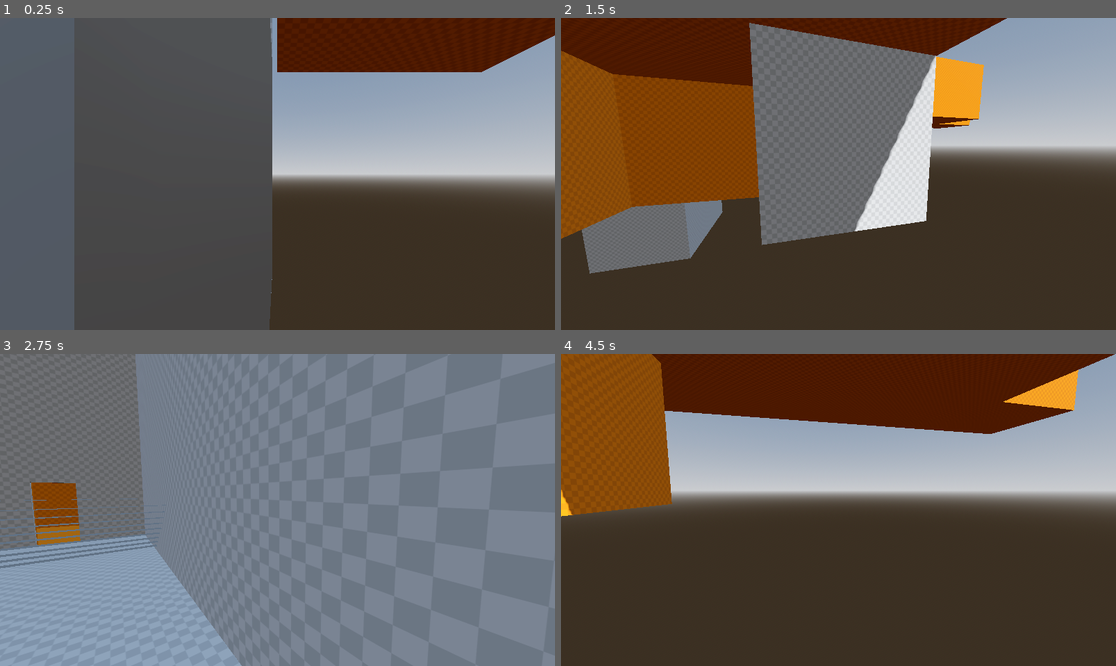
Above: before the commit, frames 1-4 (two rows, left to right).
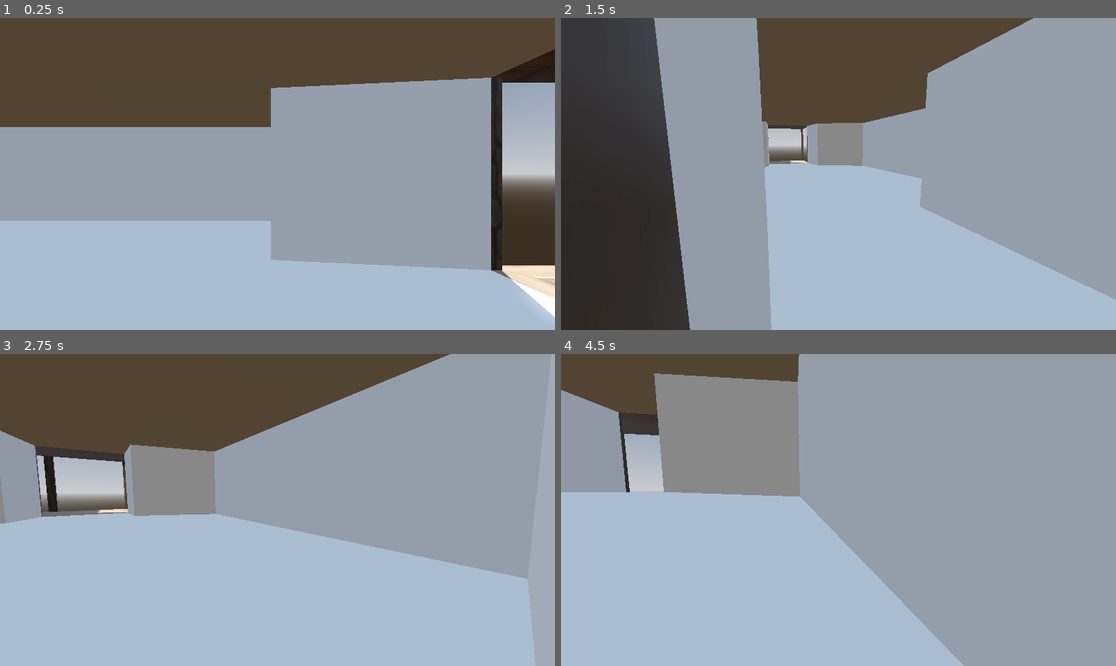
Above: after the commit, the same moments.

Repository: DanderOvskii/techno-game
Game: Godot game, scene res://main.tscn
The game is run twice, just before and just after one commit, with the same random seed, the same clock (stepped at 60 frames per second) and the same inputs.
Inputs (mouse positions are in pixels of both pictures, inside the frame that each line leads up to):
- Up to frame 1 (0.25 s): no input
- Up to frame 2 (1.5 s): tap Enter at 0.5 s; move the mouse to (960, 158) at 0.52 s; hold D (right) 0.53-1.28 s; hold Shift (sprint) 0.53-1.28 s; click (960, 158) at 0.67 s; move the mouse to (810, 174) at 1.27 s; hold W (up) from 1.28 s (still down); tap N at 1.35 s
- Up to frame 3 (2.75 s): keep holding W (up); move the mouse to (288, 503) at 2.02 s; hold Shift (sprint) from 2.03 s (still down)
- Up to frame 4 (4.5 s): keep holding W (up); move the mouse to (832, 516) at 2.77 s; release Shift (sprint) at 2.78 s; tap N at 2.85, 4.35 s; move the mouse to (877, 513) at 3.52 s; hold Shift (sprint) 3.53-4.28 s; move the mouse to (794, 506) at 4.27 s

The runs differ from the first frame. In frame 1, 86% of the frame differs, in the area x 0-100%, y 0-100%; in frame 2, 88%; in frame 3, 98%; in frame 4, 93%.

Commit message:
first test map gen with custom modles

Diff:
--- a/main.tscn
+++ b/main.tscn
@@ -1,6 +1,6 @@
 [gd_scene load_steps=6 format=3 uid="uid://brs3xpi7hi383"]
 
-[ext_resource type="PackedScene" uid="uid://del4em7ehgna4" path="res://testing/sandbox/map-testing.tscn" id="1_ig7tw"]
+[ext_resource type="PackedScene" uid="uid://del4em7ehgna4" path="res://testing/mapGeneration/map-testing.tscn" id="1_ig7tw"]
 [ext_resource type="PackedScene" uid="uid://buq0yhp21p2i" path="res://testing/DebugFlyCamera.tscn" id="2_0xm2m"]
 
 [sub_resource type="ProceduralSkyMaterial" id="ProceduralSkyMaterial_0xm2m"]
--- /dev/null
+++ b/testing/mapGeneration/map-testing.tscn
@@ -0,0 +1,125 @@
+[gd_scene load_steps=5 format=3 uid="uid://del4em7ehgna4"]
+
+[ext_resource type="Script" uid="uid://jmsspt1kqsuq" path="res://addons/SimpleDungeons/DungeonGenerator3D.gd" id="1_yt1jo"]
+[ext_resource type="PackedScene" uid="uid://cn02hrwpikkip" path="res://testing/mapGeneration/rooms/roomOne.tscn" id="2_cw4ka"]
+[ext_resource type="PackedScene" uid="uid://2siqowmiasac" path="res://testing/mapGeneration/rooms/corridor.tscn" id="3_myk2o"]
+[ext_resource type="Script" uid="uid://c02cpa7oirtca" path="res://addons/SimpleDungeons/DungeonRoom3D.gd" id="4_cqat8"]
+
+[node name="Map-testing" type="Node3D"]
+
+[node name="DungeonGenerator3D" type="Node3D" parent="."]
+script = ExtResource("1_yt1jo")
+room_scenes = Array[PackedScene]([ExtResource("2_cw4ka")])
+corridor_room_scene = ExtResource("3_myk2o")
+dungeon_size = Vector3i(10, 1, 10)
+max_retries = 2
+metadata/_custom_type_script = "uid://jmsspt1kqsuq"
+
+[node name="RoomsContainer" type="Node3D" parent="DungeonGenerator3D"]
+
+[node name="RoomOne_0" type="Node3D" parent="DungeonGenerator3D/RoomsContainer" instance=ExtResource("2_cw4ka")]
+transform = Transform3D(1, 0, 0, 0, 1, 0, 0, 0, 1, 35, 0, -5)
+script = ExtResource("4_cqat8")
+size_in_voxels = Vector3i(3, 1, 5)
+metadata/_custom_type_script = "uid://c02cpa7oirtca"
+
+[node name="RoomOne_1" type="Node3D" parent="DungeonGenerator3D/RoomsContainer" instance=ExtResource("2_cw4ka")]
+transform = Transform3D(1.19249e-08, 0, -1, 0, 1, 0, 1, 0, 1.19249e-08, -15, 0, -35)
+script = ExtResource("4_cqat8")
+size_in_voxels = Vector3i(3, 1, 5)
+metadata/_custom_type_script = "uid://c02cpa7oirtca"
+
+[node name="Corridor_2" type="Node3D" parent="DungeonGenerator3D/RoomsContainer" instance=ExtResource("3_myk2o")]
+transform = Transform3D(1, 0, 0, 0, 1, 0, 0, 0, 1, 35, 0, -35)
+script = ExtResource("4_cqat8")
+metadata/_custom_type_script = "uid://c02cpa7oirtca"
+
+[node name="Corridor_3" type="Node3D" parent="DungeonGenerator3D/RoomsContainer" instance=ExtResource("3_myk2o")]
+transform = Transform3D(1, 0, 0, 0, 1, 0, 0, 0, 1, 25, 0, -35)
+script = ExtResource("4_cqat8")
+metadata/_custom_type_script = "uid://c02cpa7oirtca"
+
+[node name="Corridor_4" type="Node3D" parent="DungeonGenerator3D/RoomsContainer" instance=ExtResource("3_myk2o")]
+transform = Transform3D(1, 0, 0, 0, 1, 0, 0, 0, 1, 15, 0, -35)
+script = ExtResource("4_cqat8")
+metadata/_custom_type_script = "uid://c02cpa7oirtca"
+
+[node name="Corridor_5" type="Node3D" parent="DungeonGenerator3D/RoomsContainer" instance=ExtResource("3_myk2o")]
+transform = Transform3D(1, 0, 0, 0, 1, 0, 0, 0, 1, 35, 0, 25)
+script = ExtResource("4_cqat8")
+metadata/_custom_type_script = "uid://c02cpa7oirtca"
+
+[node name="Corridor_6" type="Node3D" parent="DungeonGenerator3D/RoomsContainer" instance=ExtResource("3_myk2o")]
+transform = Transform3D(1, 0, 0, 0, 1, 0, 0, 0, 1, 25, 0, 25)
+script = ExtResource("4_cqat8")
+metadata/_custom_type_script = "uid://c02cpa7oirtca"
+
+[node name="Corridor_7" type="Node3D" parent="DungeonGenerator3D/RoomsContainer" instance=ExtResource("3_myk2o")]
+transform = Transform3D(1, 0, 0, 0, 1, 0, 0, 0, 1, 15, 0, 25)
+script = ExtResource("4_cqat8")
+metadata/_custom_type_script = "uid://c02cpa7oirtca"
+
+[node name="Corridor_8" type="Node3D" parent="DungeonGenerator3D/RoomsContainer" instance=ExtResource("3_myk2o")]
+transform = Transform3D(1, 0, 0, 0, 1, 0, 0, 0, 1, 15, 0, 15)
+script = ExtResource("4_cqat8")
+metadata/_custom_type_script = "uid://c02cpa7oirtca"
+
+[node name="Corridor_9" type="Node3D" parent="DungeonGenerator3D/RoomsContainer" instance=ExtResource("3_myk2o")]
+transform = Transform3D(1, 0, 0, 0, 1, 0, 0, 0, 1, 15, 0, 5)
+script = ExtResource("4_cqat8")
+metadata/_custom_type_script = "uid://c02cpa7oirtca"
+
+[node name="Corridor_10" type="Node3D" parent="DungeonGenerator3D/RoomsContainer" instance=ExtResource("3_myk2o")]
+transform = Transform3D(1, 0, 0, 0, 1, 0, 0, 0, 1, 15, 0, -5)
+script = ExtResource("4_cqat8")
+metadata/_custom_type_script = "uid://c02cpa7oirtca"
+
+[node name="Corridor_11" type="Node3D" parent="DungeonGenerator3D/RoomsContainer" instance=ExtResource("3_myk2o")]
+transform = Transform3D(1, 0, 0, 0, 1, 0, 0, 0, 1, 15, 0, -15)
+script = ExtResource("4_cqat8")
+metadata/_custom_type_script = "uid://c02cpa7oirtca"
+
+[node name="Corridor_12" type="Node3D" parent="DungeonGenerator3D/RoomsContainer" instance=ExtResource("3_myk2o")]
+transform = Transform3D(1, 0, 0, 0, 1, 0, 0, 0, 1, 15, 0, -25)
+script = ExtResource("4_cqat8")
+metadata/_custom_type_script = "uid://c02cpa7oirtca"
+
+[node name="Corridor_13" type="Node3D" parent="DungeonGenerator3D/RoomsContainer" instance=ExtResource("3_myk2o")]
+transform = Transform3D(1, 0, 0, 0, 1, 0, 0, 0, 1, -45, 0, -35)
+script = ExtResource("4_cqat8")
+metadata/_custom_type_script = "uid://c02cpa7oirtca"
+
+[node name="Corridor_14" type="Node3D" parent="DungeonGenerator3D/RoomsContainer" instance=ExtResource("3_myk2o")]
+transform = Transform3D(1, 0, 0, 0, 1, 0, 0, 0, 1, -45, 0, -25)
+script = ExtResource("4_cqat8")
+metadata/_custom_type_script = "uid://c02cpa7oirtca"
+
+[node name="Corridor_15" type="Node3D" parent="DungeonGenerator3D/RoomsContainer" instance=ExtResource("3_myk2o")]
+transform = Transform3D(1, 0, 0, 0, 1, 0, 0, 0, 1, -45, 0, -15)
+script = ExtResource("4_cqat8")
+metadata/_custom_type_script = "uid://c02cpa7oirtca"
+
+[node name="Corridor_16" type="Node3D" parent="DungeonGenerator3D/RoomsContainer" instance=ExtResource("3_myk2o")]
+transform = Transform3D(1, 0, 0, 0, 1, 0, 0, 0, 1, -35, 0, -15)
+script = ExtResource("4_cqat8")
+metadata/_custom_type_script = "uid://c02cpa7oirtca"
+
+[node name="Corridor_17" type="Node3D" parent="DungeonGenerator3D/RoomsContainer" instance=ExtResource("3_myk2o")]
+transform = Transform3D(1, 0, 0, 0, 1, 0, 0, 0, 1, -25, 0, -15)
+script = ExtResource("4_cqat8")
+metadata/_custom_type_script = "uid://c02cpa7oirtca"
+
+[node name="Corridor_18" type="Node3D" parent="DungeonGenerator3D/RoomsContainer" instance=ExtResource("3_myk2o")]
+transform = Transform3D(1, 0, 0, 0, 1, 0, 0, 0, 1, -15, 0, -15)
+script = ExtResource("4_cqat8")
+metadata/_custom_type_script = "uid://c02cpa7oirtca"
+
+[node name="Corridor_19" type="Node3D" parent="DungeonGenerator3D/RoomsContainer" instance=ExtResource("3_myk2o")]
+transform = Transform3D(1, 0, 0, 0, 1, 0, 0, 0, 1, -5, 0, -15)
+script = ExtResource("4_cqat8")
+metadata/_custom_type_script = "uid://c02cpa7oirtca"
+
+[node name="Corridor_20" type="Node3D" parent="DungeonGenerator3D/RoomsContainer" instance=ExtResource("3_myk2o")]
+transform = Transform3D(1, 0, 0, 0, 1, 0, 0, 0, 1, 5, 0, -15)
+script = ExtResource("4_cqat8")
+metadata/_custom_type_script = "uid://c02cpa7oirtca"
--- /dev/null
+++ b/testing/mapGeneration/rooms/corridor.tscn
@@ -0,0 +1,63 @@
+[gd_scene load_steps=6 format=3 uid="uid://2siqowmiasac"]
+
+[ext_resource type="Script" uid="uid://c02cpa7oirtca" path="res://addons/SimpleDungeons/DungeonRoom3D.gd" id="1_ycskp"]
+[ext_resource type="Texture2D" uid="uid://dqvyc0ok7chld" path="res://addons/SimpleDungeons/sample_assets/kenney-grey-checkerboard-cc0.png" id="2_jyojm"]
+[ext_resource type="PackedScene" uid="uid://cvqrdfqbmidlo" path="res://assets/models/environment/maptiles/corridor.glb" id="3_ii5tw"]
+
+[sub_resource type="StandardMaterial3D" id="StandardMaterial3D_rs85m"]
+albedo_texture = ExtResource("2_jyojm")
+uv1_triplanar = true
+
+[sub_resource type="GDScript" id="GDScript_8fkn4"]
+script/source = "@tool
+extends Node
+
+func remove_unused_doors():
+	for door in $\"..\".get_doors():
+		if door.get_room_leads_to() == null:
+			door.door_node.queue_free()
+
+func _on_dungeon_done_generating():
+	remove_unused_doors()
+"
+
+[node name="Corridor" type="Node3D"]
+script = ExtResource("1_ycskp")
+metadata/_custom_type_script = "uid://c02cpa7oirtca"
+
+[node name="CSGBox3D" type="CSGBox3D" parent="."]
+transform = Transform3D(-1, 0, -8.74228e-08, 0, 1, 0, 8.74228e-08, 0, -1, -5.68248e-07, 0, 0)
+visible = false
+material_override = SubResource("StandardMaterial3D_rs85m")
+use_collision = true
+size = Vector3(10, 10, 10)
+
+[node name="CSGBox3D2" type="CSGBox3D" parent="CSGBox3D"]
+operation = 2
+size = Vector3(9.5, 9.5, 9.5)
+
+[node name="DOOR?_F_CUT" type="CSGBox3D" parent="CSGBox3D"]
+transform = Transform3D(1, 0, 0, 0, 1, 0, 0, 0, 1, 0, -2.75, -5.25)
+operation = 2
+size = Vector3(2, 4, 1)
+
+[node name="DOOR?_R_CUT" type="CSGBox3D" parent="CSGBox3D"]
+transform = Transform3D(-4.37114e-08, 0, -1, 0, 1, 0, 1, 0, -4.37114e-08, 5, -2.75, 0)
+operation = 2
+size = Vector3(2, 4, 1)
+
+[node name="DOOR?_L_CUT" type="CSGBox3D" parent="CSGBox3D"]
+transform = Transform3D(-4.37114e-08, 0, -1, 0, 1, 0, 1, 0, -4.37114e-08, -5, -2.75, 0)
+operation = 2
+size = Vector3(2, 4, 1)
+
+[node name="DOOR?_B_CUT" type="CSGBox3D" parent="CSGBox3D"]
+transform = Transform3D(1, 0, 0, 0, 1, 0, 0, 0, 1, 0, -2.75, 5)
+operation = 2
+size = Vector3(2, 4, 1)
+
+[node name="RemoveUnusedDoors" type="Node" parent="."]
+script = SubResource("GDScript_8fkn4")
+
+[node name="corridor" parent="." instance=ExtResource("3_ii5tw")]
+transform = Transform3D(10, 0, 0, 0, 10, 0, 0, 0, 10, 0, -5, 10)
--- /dev/null
+++ b/testing/mapGeneration/rooms/roomOne.tscn
@@ -0,0 +1,38 @@
+[gd_scene load_steps=5 format=3 uid="uid://cn02hrwpikkip"]
+
+[ext_resource type="Script" uid="uid://c02cpa7oirtca" path="res://addons/SimpleDungeons/DungeonRoom3D.gd" id="1_ichts"]
+[ext_resource type="Texture2D" uid="uid://dqvyc0ok7chld" path="res://addons/SimpleDungeons/sample_assets/kenney-grey-checkerboard-cc0.png" id="2_xr2hu"]
+[ext_resource type="PackedScene" uid="uid://t78u8dli4o88" path="res://assets/models/environment/maptiles/room-onestore.glb" id="3_y6yac"]
+
+[sub_resource type="StandardMaterial3D" id="StandardMaterial3D_2dt3i"]
+albedo_texture = ExtResource("2_xr2hu")
+uv1_triplanar = true
+
+[node name="RoomOne" type="Node3D"]
+script = ExtResource("1_ichts")
+size_in_voxels = Vector3i(3, 1, 5)
+metadata/_custom_type_script = "uid://c02cpa7oirtca"
+
+[node name="CSGBox3D" type="CSGBox3D" parent="."]
+transform = Transform3D(-1, 0, -8.74228e-08, 0, 1, 0, 8.74228e-08, 0, -1, -5.68248e-07, 0, 0)
+visible = false
+material_override = SubResource("StandardMaterial3D_2dt3i")
+use_collision = true
+size = Vector3(30, 10, 50)
+
+[node name="CSGBox3D2" type="CSGBox3D" parent="CSGBox3D"]
+operation = 2
+size = Vector3(29.5, 9.5, 49.5)
+
+[node name="DOOR_F_CUT" type="CSGBox3D" parent="CSGBox3D"]
+transform = Transform3D(1, 0, 0, 0, 1, 0, 0, 0, 1, 1.70281e-06, -2.75, -24.7278)
+operation = 2
+size = Vector3(2, 4, 1)
+
+[node name="DOOR_B_CUT" type="CSGBox3D" parent="CSGBox3D"]
+transform = Transform3D(1, 0, 0, 0, 1, 0, 0, 0, 1, -1.75229e-06, -2.75, 25.0439)
+operation = 2
+size = Vector3(2, 4, 1)
+
+[node name="room-onestore" parent="." instance=ExtResource("3_y6yac")]
+transform = Transform3D(-4.37114e-07, 0, 10, 0, 10, 0, -10, 0, -4.37114e-07, -55, -5, 0)
--- a/testing/sandbox/map-testing.tscn
+++ /dev/null
@@ -1,17 +0,0 @@
-[gd_scene load_steps=6 format=3 uid="uid://del4em7ehgna4"]
-
-[ext_resource type="Script" uid="uid://jmsspt1kqsuq" path="res://addons/SimpleDungeons/DungeonGenerator3D.gd" id="1_yt1jo"]
-[ext_resource type="PackedScene" uid="uid://jcrublu8sywn" path="res://addons/SimpleDungeons/sample_dungeons/with_dev_textures_rooms/entrance_room.tscn" id="2_3krf6"]
-[ext_resource type="PackedScene" uid="uid://b8bnbf7bch1s0" path="res://addons/SimpleDungeons/sample_dungeons/with_dev_textures_rooms/living_room.tscn" id="3_hbga3"]
-[ext_resource type="PackedScene" uid="uid://dxmljn5pbp0b1" path="res://addons/SimpleDungeons/sample_dungeons/with_dev_textures_rooms/stair.tscn" id="4_h70jm"]
-[ext_resource type="PackedScene" uid="uid://c30fpfkorbyl6" path="res://addons/SimpleDungeons/sample_dungeons/with_dev_textures_rooms/corridor.tscn" id="5_eu41e"]
-
-[node name="Map-testing" type="Node3D"]
-
-[node name="DungeonGenerator3D" type="Node3D" parent="."]
-script = ExtResource("1_yt1jo")
-room_scenes = Array[PackedScene]([ExtResource("2_3krf6"), ExtResource("3_hbga3"), ExtResource("4_h70jm")])
-corridor_room_scene = ExtResource("5_eu41e")
-dungeon_size = Vector3i(10, 3, 10)
-max_retries = 2
-metadata/_custom_type_script = "uid://jmsspt1kqsuq"
Binary file added: assets/models/environment/maptiles/corridor-corner.glb
Not shown, added: assets/models/environment/maptiles/corridor-corner.glb.import
Binary file added: assets/models/environment/maptiles/corridor-corner_maptexture.png
Not shown, added: assets/models/environment/maptiles/corridor-corner_maptexture.png.import
Binary file added: assets/models/environment/maptiles/corridor-split.glb
Not shown, added: assets/models/environment/maptiles/corridor-split.glb.import
Binary file added: assets/models/environment/maptiles/corridor-split_maptexture.png
Not shown, added: assets/models/environment/maptiles/corridor-split_maptexture.png.import
Binary file added: assets/models/environment/maptiles/corridor-streat.glb
Not shown, added: assets/models/environment/maptiles/corridor-streat.glb.import
Binary file added: assets/models/environment/maptiles/corridor-streat_maptexture.png
Not shown, added: assets/models/environment/maptiles/corridor-streat_maptexture.png.import
(and 10 more such lines)
